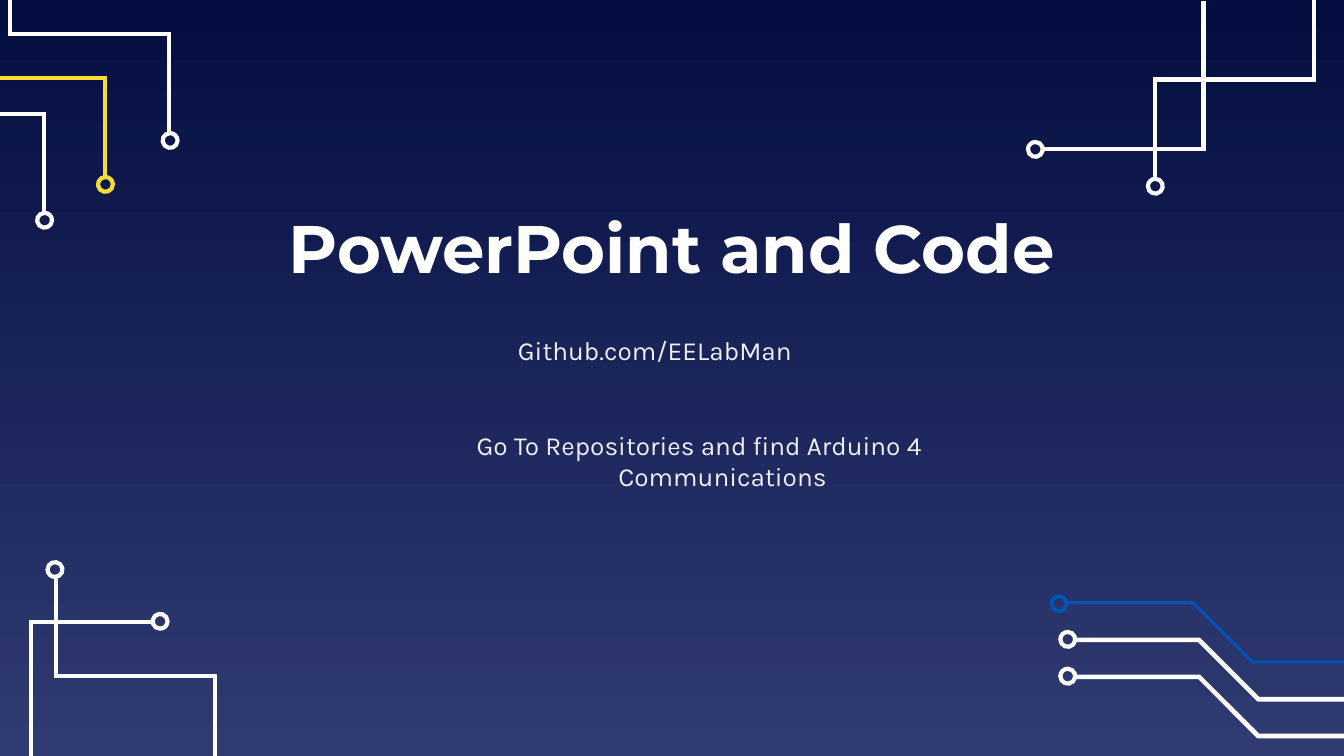
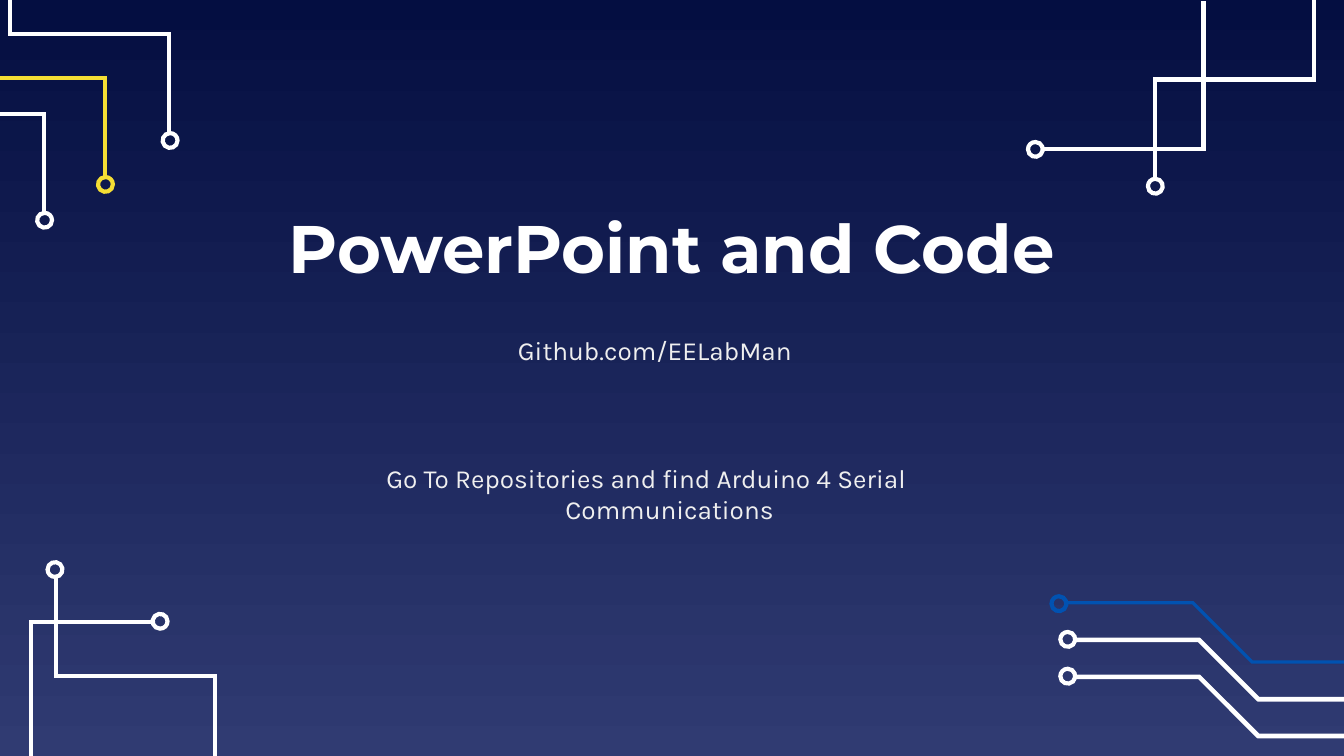
Before and after one commit to EELabMan/Arduino-4-Serial-Communications, a slide deck: slide 2 of Arduino Workshop 4 Serial Communication.pptx. Drawn at 1344x756 pixels with LibreOffice and Linux fonts; fonts in the diff are those of the drawing. Boxes give left, top, right and bottom in pixels: in the first picture for what was removed or moved away, otherwise in the second. Text is boxed around its words. In the diff, an @@ line names an element or a change of style, - is before the commit and + after.

```diff
--- a/Arduino Workshop 4 Serial Communication.pptx
+++ b/Arduino Workshop 4 Serial Communication.pptx
@@ text at bbox=[386, 470, 905, 520]: text changed @@
-Go To Repositories and find Arduino 4 Communications
+Go To Repositories and find Arduino 4 Serial Communications
```
